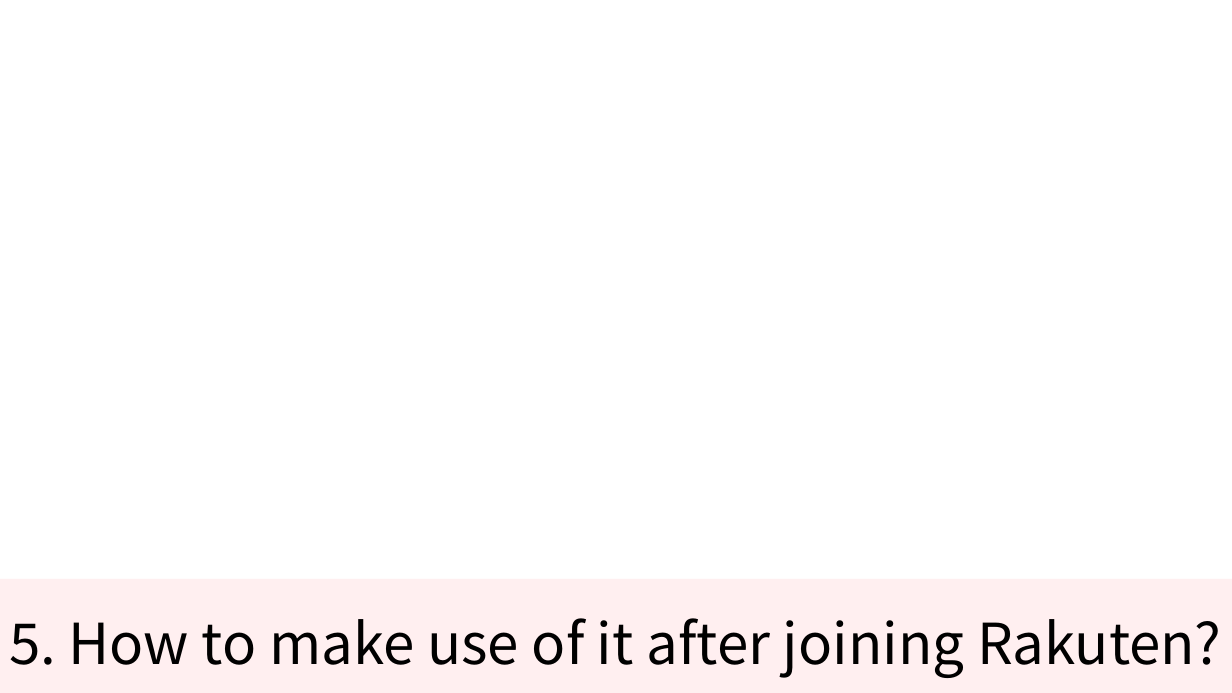
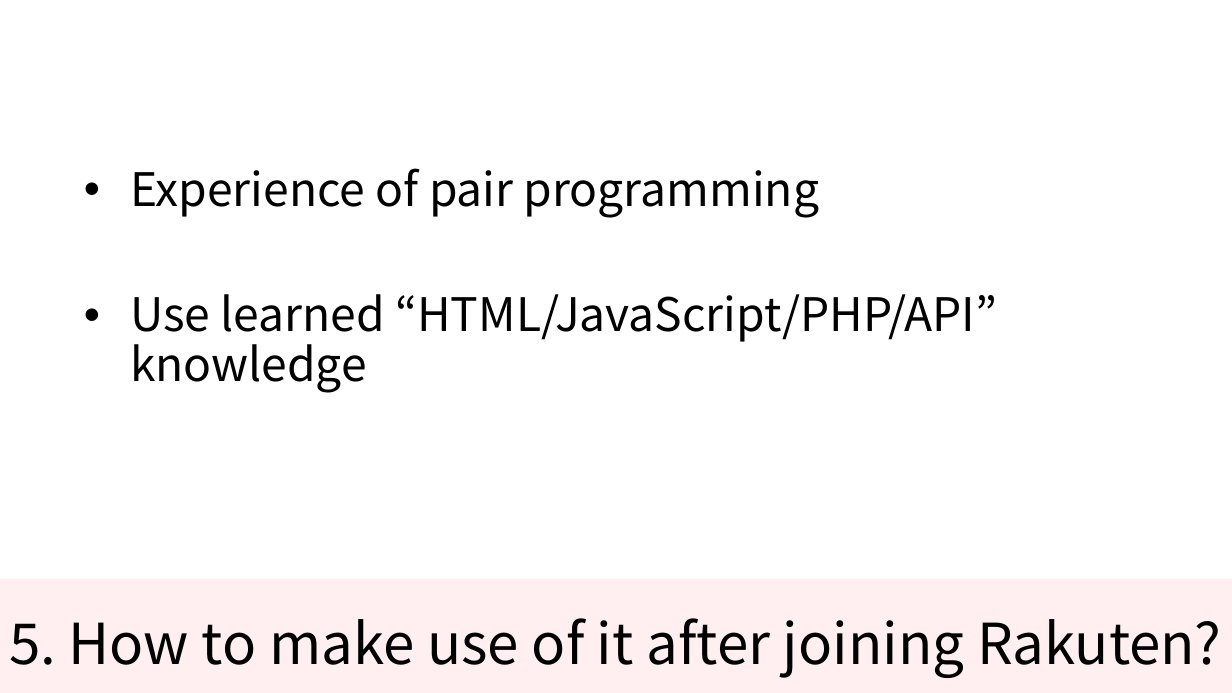
Before and after one commit to KNobuki/Rakuten_fashion, a slide deck: slide 15 of presentation/Presentation.pptx. Drawn at 1232x693 pixels with LibreOffice and Linux fonts; fonts in the diff are those of the drawing. Boxes give left, top, right and bottom in pixels: in the first picture for what was removed or moved away, otherwise in the second. Text is boxed around its words. In the diff, an @@ line names an element or a change of style, - is before the commit and + after.

```diff
--- a/presentation/Presentation.pptx
+++ b/presentation/Presentation.pptx
@@ text added at <box>130,168,997,393</box>, 36 pt, text #000000 @@
+• Experience of pair programming
+• Use learned “HTML/JavaScript/PHP/API” knowledge
```
Also in this commit, not shown: 3 other slides changed.
